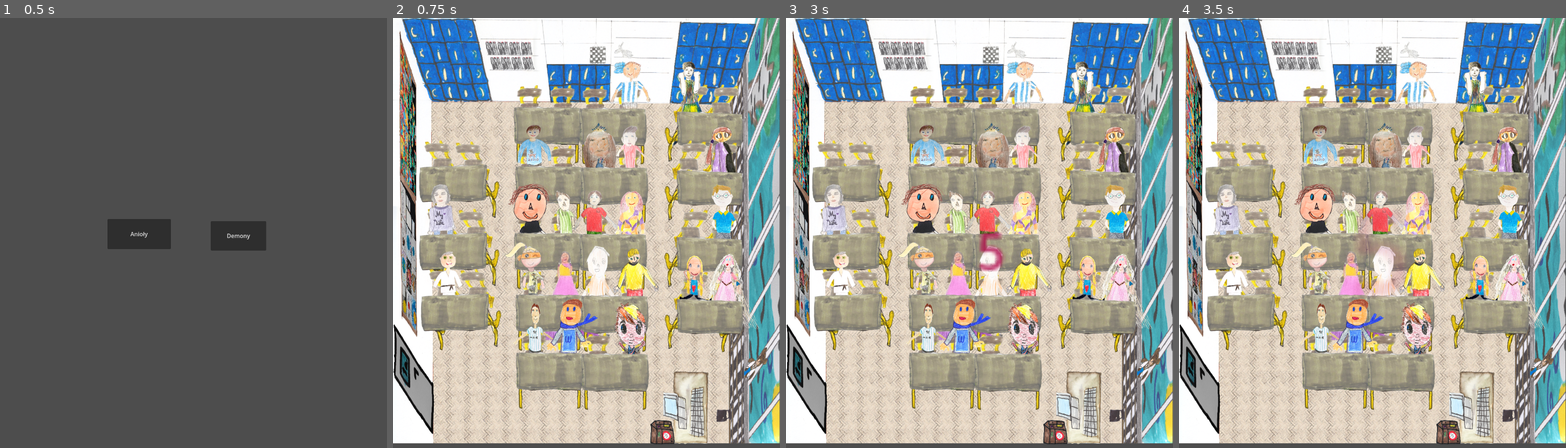
Above: before the commit, frames 1-4 (left to right).
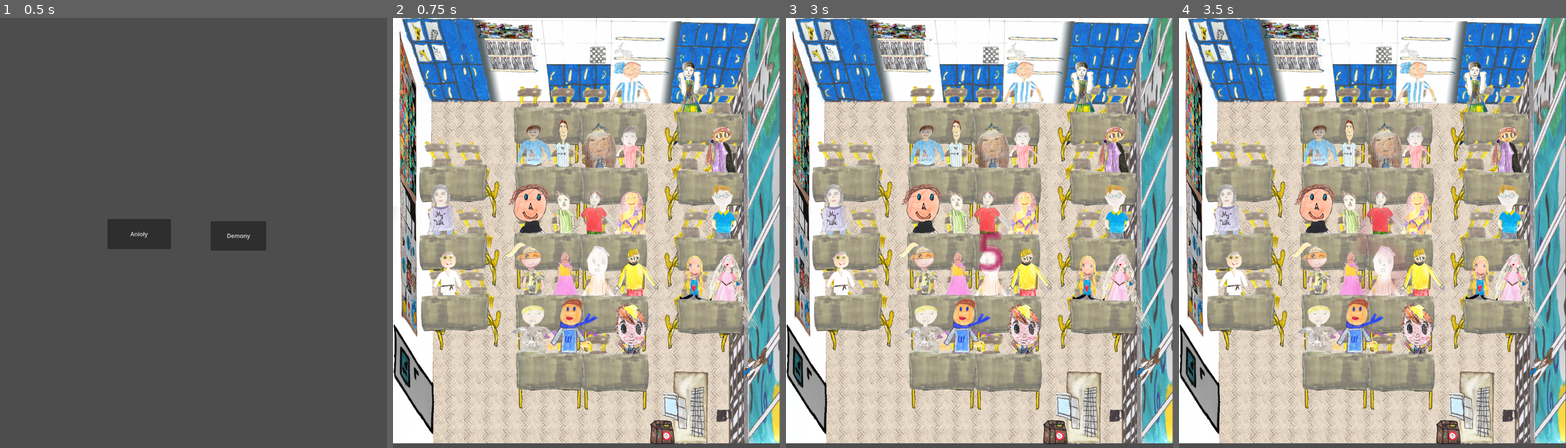
Above: after the commit, the same moments.

Repository: Whyshchuck/Laurka-2026
Game: Godot game, scene res://mode_selection.tscn
The game is run twice, just before and just after one commit, with the same random seed, the same clock (stepped at 60 frames per second) and the same inputs.
Inputs (mouse positions are in pixels of both pictures, inside the frame that each line leads up to):
- Up to frame 1 (0.5 s): no input
- Up to frame 2 (0.75 s): click "Anioły" at 0.5 s
- Up to frame 3 (3 s): tap Enter at 1.25 s; move the mouse to (1064, 211) at 1.27 s; tap 0 at 1.35 s; click (1064, 211) at 1.42 s; click "Zagraj ponownie" at 2 s; click "Demony" at 2.75 s
- Up to frame 4 (3.5 s): no input

Frame 1 is identical in both runs. In frame 2, 3.5% of the frame differs, in the area x 3-75%, y 0-78%; in frame 3, 3.5%; in frame 4, 3.5%.

Commit message:
pupils update

Diff:
--- a/classroom.tscn
+++ b/classroom.tscn
@@ -15,12 +15,14 @@
 [ext_resource type="Texture2D" uid="uid://g6lp4bbr1pou" path="res://sprites/krystian.png" id="8_ccl3g"]
 [ext_resource type="Texture2D" uid="uid://cvbh4n2t5kon7" path="res://sprites/antek.png" id="8_v6oqn"]
 [ext_resource type="Texture2D" uid="uid://cipd822tql7qn" path="res://sprites/wojtek.png" id="9_0hcv4"]
+[ext_resource type="AudioStream" uid="uid://d2dqdqoaddxbq" path="res://audio/wojtek.mp3" id="9_2u30p"]
 [ext_resource type="Texture2D" uid="uid://c14ffpq00m8uh" path="res://sprites/amelka.png" id="9_pubde"]
 [ext_resource type="AudioStream" uid="uid://dkvh60bdbrno5" path="res://audio/piotrek.mp3" id="10_n0qdd"]
 [ext_resource type="Texture2D" uid="uid://ch1ohoyoqnp22" path="res://sprites/milosz.png" id="10_v6oqn"]
 [ext_resource type="AudioStream" uid="uid://4ilkyptk88x1" path="res://audio/antek.mp3" id="10_w47uv"]
 [ext_resource type="Texture2D" uid="uid://c6oxme0eso18l" path="res://sprites/michał.png" id="11_1h0yc"]
 [ext_resource type="Texture2D" uid="uid://dmj8ih70o5g31" path="res://sprites/nati.png" id="11_770w0"]
+[ext_resource type="AudioStream" uid="uid://d0e8r8ql0xm4k" path="res://audio/oliwia.mp3" id="11_dtuxj"]
 [ext_resource type="AudioStream" uid="uid://bk55lxaown8rf" path="res://audio/amelka.mp3" id="11_lqrni"]
 [ext_resource type="Texture2D" uid="uid://dt7xr3jwogddx" path="res://sprites/krzysiek.png" id="11_qiocc"]
 [ext_resource type="Texture2D" uid="uid://jdcq128bhfit" path="res://sprites/piotrek.png" id="12_ct2yb"]
@@ -28,17 +30,25 @@
 [ext_resource type="Texture2D" uid="uid://bfclmxorj1r60" path="res://sprites/wiktor.png" id="13_b5xur"]
 [ext_resource type="Texture2D" uid="uid://b6qhjwauxbwgv" path="res://sprites/jasiek.png" id="14_1h0yc"]
 [ext_resource type="Texture2D" uid="uid://d2nbo8v6niqf" path="res://sprites/kazik_r.png" id="14_lqrni"]
+[ext_resource type="AudioStream" uid="uid://cyukyg5hvc0y6" path="res://audio/krzysiek.mp3" id="15_12wbt"]
 [ext_resource type="Texture2D" uid="uid://h88w5cr84mrc" path="res://sprites/michal_a.png" id="18_fslkb"]
 [ext_resource type="Texture2D" uid="uid://brqahxg1fatkj" path="res://sprites/maja.png" id="19_7pr0m"]
+[ext_resource type="AudioStream" uid="uid://dedx3g0lxh0ed" path="res://audio/krystian.mp3" id="19_l8q0k"]
 [ext_resource type="Texture2D" uid="uid://bs5b6hc0gnehr" path="res://sprites/julek.png" id="20_iyqoq"]
 [ext_resource type="AudioStream" uid="uid://bxjrqikdfk26b" path="res://audio/wiktor.mp3" id="20_wnmoq"]
 [ext_resource type="AudioStream" uid="uid://bhb67wkibgbfl" path="res://audio/julek.mp3" id="22_fl1xt"]
 [ext_resource type="AudioStream" uid="uid://varwfidqqmo6" path="res://audio/milosz.mp3" id="23_1j5ya"]
+[ext_resource type="AudioStream" uid="uid://dhvgfg5d4vca1" path="res://audio/michal_a.mp3" id="24_jbgm4"]
 [ext_resource type="AudioStream" uid="uid://bgicqsihgsp4g" path="res://audio/jasiek.mp3" id="25_fslkb"]
 [ext_resource type="Texture2D" uid="uid://djlsdcustbcvq" path="res://sprites/anabiya.png" id="25_qiocc"]
 [ext_resource type="Texture2D" uid="uid://r05drsc7qs08" path="res://sprites/kuba.png" id="26_7pr0m"]
 [ext_resource type="Texture2D" uid="uid://bnia17wrcd3gf" path="res://sprites/abrish.png" id="26_fl1xt"]
+[ext_resource type="AudioStream" uid="uid://c5jscxdu1ysih" path="res://audio/maja.mp3" id="26_j8bve"]
 [ext_resource type="Texture2D" uid="uid://bf34h0x46b278" path="res://sprites/szymon.png" id="27_onxaf"]
+[ext_resource type="AudioStream" uid="uid://oah0xkgyrpuf" path="res://audio/kazik_r.mp3" id="34_mh7vt"]
+[ext_resource type="Texture2D" uid="uid://bss5w4fs7mrti" path="res://sprites/kazik_l.png" id="35_3f2uc"]
+[ext_resource type="AudioStream" uid="uid://bgjdev8tjxuds" path="res://audio/kazik_l.mp3" id="36_5qgbj"]
+[ext_resource type="AudioStream" uid="uid://d2a57uiiq50cp" path="res://audio/anabiya.mp3" id="38_shilq"]
 [ext_resource type="PackedScene" uid="uid://dswt0hq0h0a1i" path="res://chair_right.tscn" id="39_fl1xt"]
 [ext_resource type="PackedScene" uid="uid://bx3shxyyv5dbd" path="res://chair_left.tscn" id="40_onxaf"]
 [ext_resource type="PackedScene" uid="uid://dfccb6pthyp8h" path="res://chair_center.tscn" id="42_t5pko"]
@@ -136,6 +146,9 @@
 expand_mode = 1
 metadata/_edit_use_anchors_ = true
 
+[node name="AudioStreamPlayer" type="AudioStreamPlayer" parent="Pupils/Wojtek"]
+stream = ExtResource("9_2u30p")
+
 [node name="Oliwka" parent="Pupils" instance=ExtResource("6_6e7js")]
 position = Vector2(652, 651)
 scale = Vector2(0.389313, 0.479169)
@@ -151,6 +164,9 @@
 texture = ExtResource("7_nfkg8")
 expand_mode = 1
 metadata/_edit_use_anchors_ = true
+
+[node name="AudioStreamPlayer" type="AudioStreamPlayer" parent="Pupils/Oliwka"]
+stream = ExtResource("11_dtuxj")
 
 [node name="Antek" parent="Pupils" instance=ExtResource("6_6e7js")]
 position = Vector2(470, 651)
@@ -190,7 +206,7 @@
 metadata/_edit_use_anchors_ = true
 
 [node name="AudioStreamPlayer" type="AudioStreamPlayer" parent="Pupils/Krzysiek"]
-stream = ExtResource("10_w47uv")
+stream = ExtResource("15_12wbt")
 
 [node name="Nati" parent="Pupils" instance=ExtResource("6_6e7js")]
 position = Vector2(823, 831)
@@ -229,7 +245,7 @@
 metadata/_edit_use_anchors_ = true
 
 [node name="AudioStreamPlayer" type="AudioStreamPlayer" parent="Pupils/Krystian"]
-stream = ExtResource("10_n0qdd")
+stream = ExtResource("19_l8q0k")
 
 [node name="Amelka" parent="Pupils" instance=ExtResource("6_6e7js")]
 position = Vector2(558, 459)
@@ -251,7 +267,7 @@
 stream = ExtResource("11_lqrni")
 
 [node name="Michał" parent="Pupils" instance=ExtResource("6_6e7js")]
-position = Vector2(392, 978)
+position = Vector2(470, 465)
 collision_layer = 1
 collision_mask = 2
 
@@ -282,6 +298,9 @@
 expand_mode = 1
 metadata/_edit_use_anchors_ = true
 
+[node name="AudioStreamPlayer" type="AudioStreamPlayer" parent="Pupils/MichałA"]
+stream = ExtResource("24_jbgm4")
+
 [node name="Maja" parent="Pupils" instance=ExtResource("6_6e7js")]
 position = Vector2(920, 460)
 collision_layer = 1
@@ -298,6 +317,9 @@
 expand_mode = 1
 metadata/_edit_use_anchors_ = true
 
+[node name="AudioStreamPlayer" type="AudioStreamPlayer" parent="Pupils/Maja"]
+stream = ExtResource("26_j8bve")
+
 [node name="Julek" parent="Pupils" instance=ExtResource("6_6e7js")]
 position = Vector2(376, 652)
 collision_layer = 1
@@ -370,6 +392,28 @@
 texture = ExtResource("14_lqrni")
 expand_mode = 1
 metadata/_edit_use_anchors_ = true
+
+[node name="AudioStreamPlayer" type="AudioStreamPlayer" parent="Pupils/KazikR"]
+stream = ExtResource("34_mh7vt")
+
+[node name="KazikL" parent="Pupils" instance=ExtResource("6_6e7js")]
+position = Vector2(375, 985)
+collision_layer = 1
+collision_mask = 2
+
+[node name="TextureRect" type="TextureRect" parent="Pupils/KazikL"]
+z_as_relative = false
+offset_left = -68.0
+offset_top = -210.0
+offset_right = 225.0
+offset_bottom = 205.0
+scale = Vector2(0.503659, 0.543203)
+texture = ExtResource("35_3f2uc")
+expand_mode = 1
+metadata/_edit_use_anchors_ = true
+
+[node name="AudioStreamPlayer" type="AudioStreamPlayer" parent="Pupils/KazikL"]
+stream = ExtResource("36_5qgbj")
 
 [node name="Anabiya" parent="Pupils" instance=ExtResource("6_6e7js")]
 position = Vector2(468, 829)
@@ -387,6 +431,9 @@
 expand_mode = 1
 metadata/_edit_use_anchors_ = true
 
+[node name="AudioStreamPlayer" type="AudioStreamPlayer" parent="Pupils/Anabiya"]
+stream = ExtResource("38_shilq")
+
 [node name="Kuba" parent="Pupils" instance=ExtResource("6_6e7js")]
 position = Vector2(383, 466)
 collision_layer = 1
@@ -402,6 +449,8 @@
 texture = ExtResource("26_7pr0m")
 expand_mode = 1
 metadata/_edit_use_anchors_ = true
+
+[node name="AudioStreamPlayer" type="AudioStreamPlayer" parent="Pupils/Kuba"]
 
 [node name="Abrish" parent="Pupils" instance=ExtResource("6_6e7js")]
 position = Vector2(138, 651)
Not shown, added: audio/abrish.mp3.import
Not shown, added: audio/anabiya.mp3.import
Not shown, added: audio/kazik_l.mp3.import
Not shown, added: audio/kazik_r.mp3.import
Not shown, added: audio/krystian.mp3.import
Not shown, added: audio/krzysiek.mp3.import
Not shown, added: audio/kuba.mp3.import
Not shown, added: audio/maja.mp3.import
Not shown, added: audio/michal_a.mp3.import
Not shown, added: audio/szymon.mp3.import
Not shown, added: audio/wojtek.mp3.import
Not shown: 1 places in classroom.tscn that only renumber resources
(and 14 more such lines)
